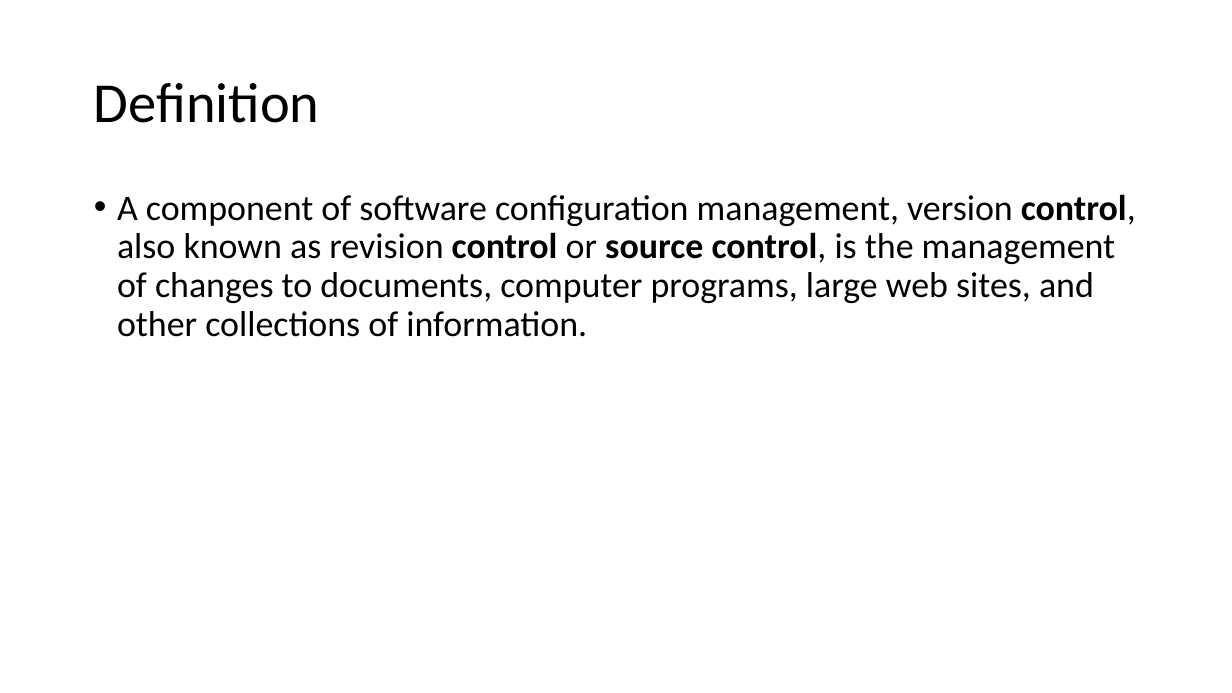
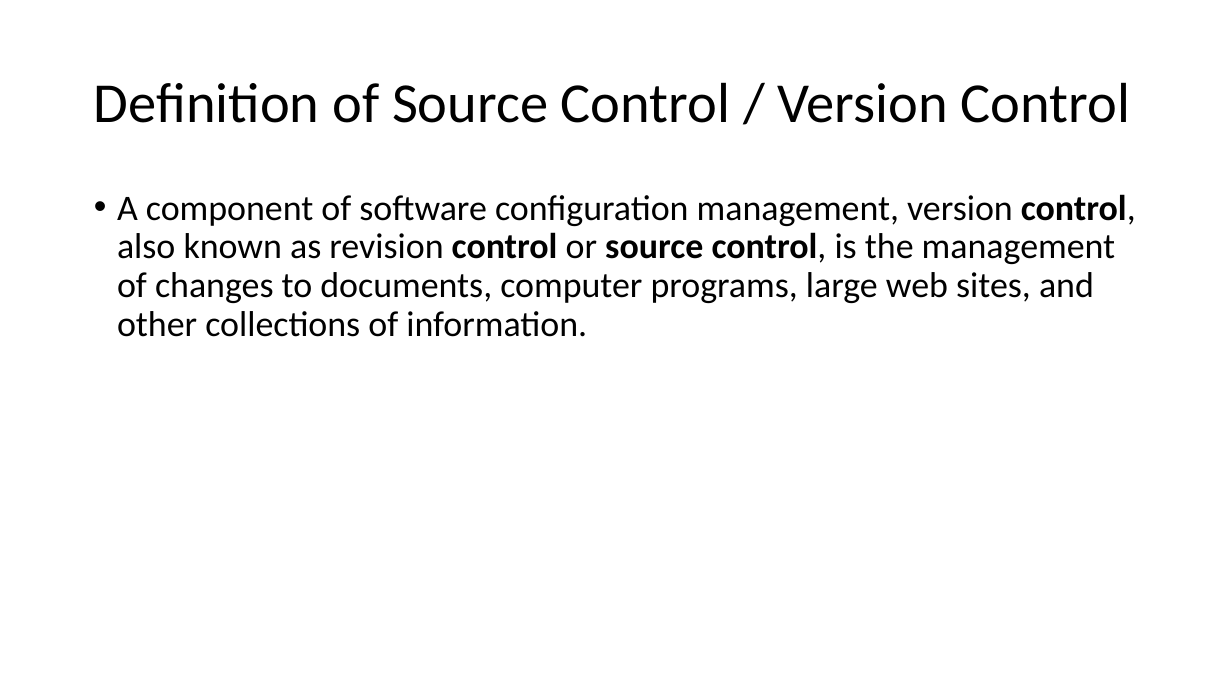
Before and after one commit to milodotnet/bootcamp, a slide deck: slide 9 of SourceControlPresentation.pptx (slide 2 before the commit). Drawn at 1232x693 pixels with LibreOffice and Linux fonts; fonts in the diff are those of the drawing. Boxes give left, top, right and bottom in pixels: in the first picture for what was removed or moved away, otherwise in the second. Text is boxed around its words. In the diff, an @@ line names an element or a change of style, - is before the commit and + after.

Commit message:
incorporated feedback from monday, mixed git and source ctl content to improve the flow

```diff
--- a/SourceControlPresentation.pptx
+++ b/SourceControlPresentation.pptx
@@ title at box(94, 82, 1130, 123): text changed @@
-Definition
+Definition of Source Control / Version Control
```
Also in this commit, not shown: 18 other slides changed, 52 slides added, 9 slides removed.
